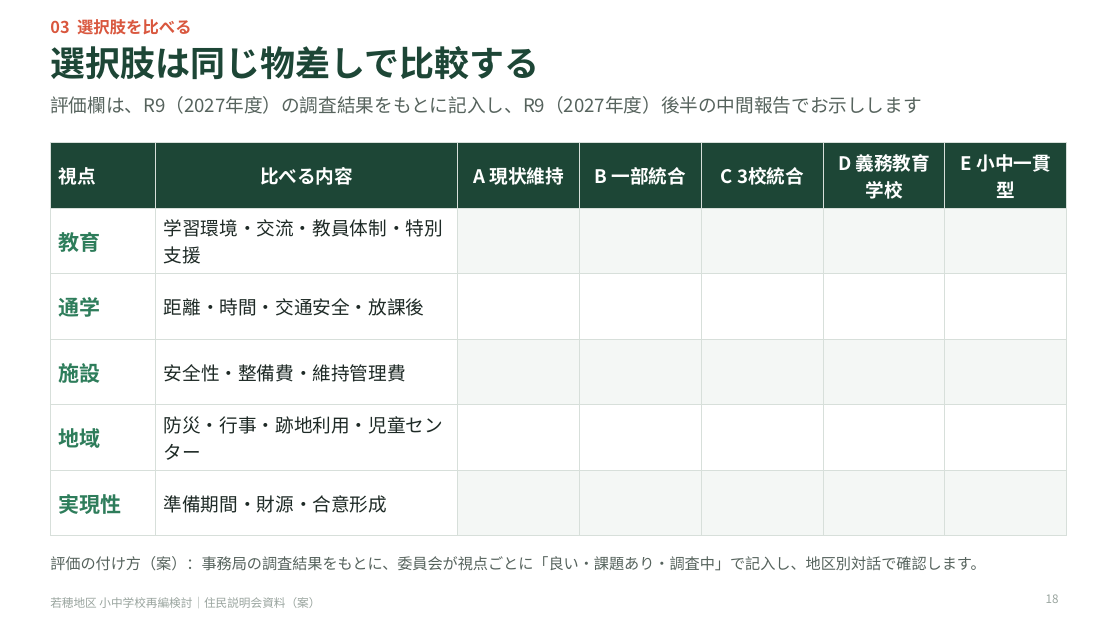
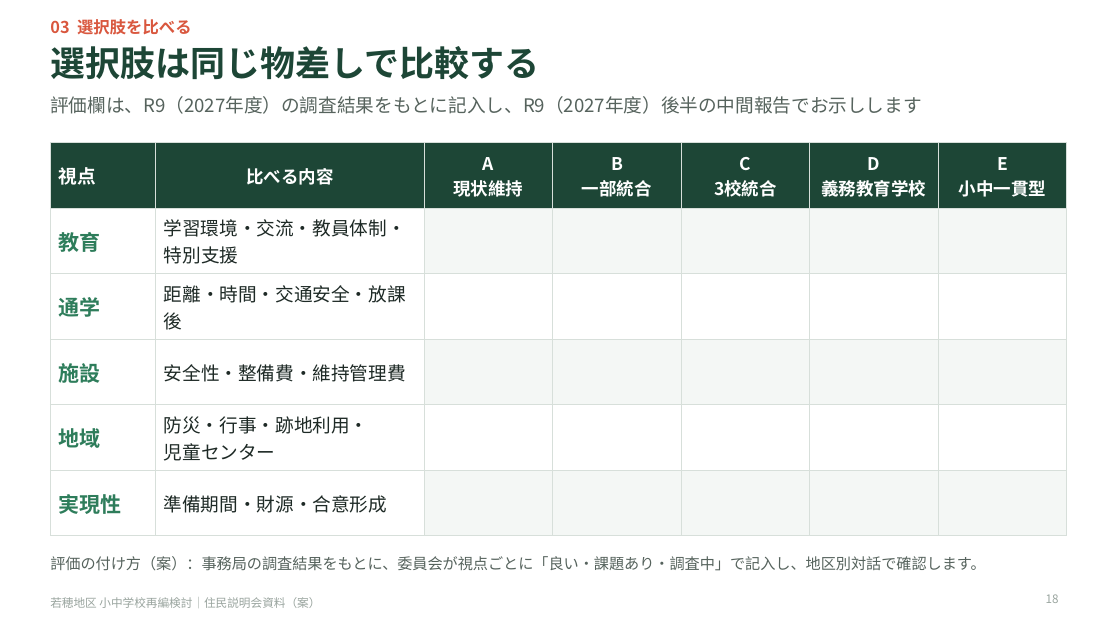
Before and after one commit to Masaki12008/GS, a slide deck: slide 18 of output/若穂地区_住民説明会資料.pptx. Drawn at 1120x630 pixels with LibreOffice and Linux fonts; fonts in the diff are those of the drawing. Boxes give left, top, right and bottom in pixels: in the first picture for what was removed or moved away, otherwise in the second. Text is boxed around its words. In the diff, an @@ line names an element or a change of style, - is before the commit and + after.

```diff
--- a/output/若穂地区_住民説明会資料.pptx
+++ b/output/若穂地区_住民説明会資料.pptx
@@ table at <box>50,143,1067,518</box> @@
-row 1: 視点 | 比べる内容 | A 現状維持 | B 一部統合 | C 3校統合 | D 義務教育学校 | E 小中一貫型
+row 1: 視点 | 比べる内容 | A / 現状維持 | B / 一部統合 | C / 3校統合 | D / 義務教育学校 | E / 小中一貫型
-row 2, column 2: 学習環境・交流・教員体制・特別支援
+row 2, column 2: 学習環境・交流・教員体制・ / 特別支援
-row 5, column 2: 防災・行事・跡地利用・児童センター
+row 5, column 2: 防災・行事・跡地利用・ / 児童センター
@@ size 16 to 15 pt in "比べる内容" @@
```
Also in this commit, not shown: 16 other slides changed, 6 other files.
